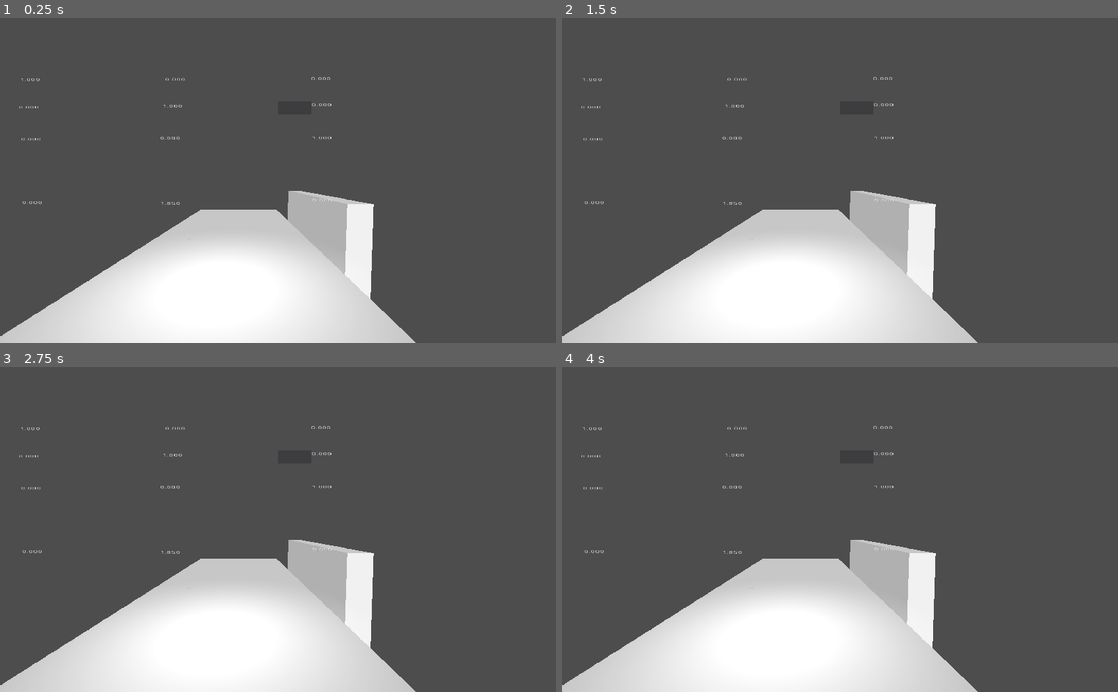
Above: before the commit, frames 1-4 (two rows, left to right).
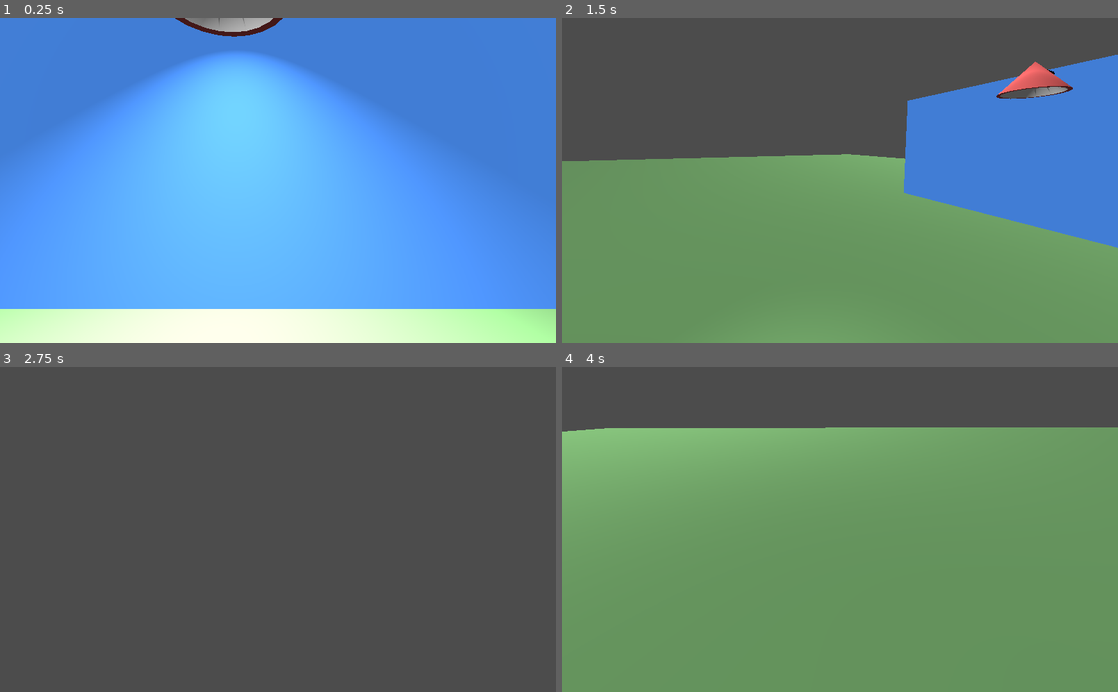
Above: after the commit, the same moments.

Repository: deividasovs/VR_Furniture_Shop
Game: Godot game, scene res://ForTesting-FPWorld.tscn
Two runs of this game, one before a commit and one after it. Both use one fixed random seed, a clock stepped at 60 frames per second and the inputs below. Before the commit the project starts from res://World.tscn.
Inputs (mouse positions are in pixels of both pictures, inside the frame that each line leads up to):
- Up to frame 1 (0.25 s): no input
- Up to frame 2 (1.5 s): tap Enter at 0.5 s; move the mouse to (962, 164) at 0.52 s; hold D (move_right) 0.53-1.28 s; tap Space (move_jump) at 0.6, 0.77, 1.07, 1.35 s; click (962, 164) at 0.67 s; move the mouse to (728, 196) at 1.27 s; hold S (move_backward) from 1.28 s (still down); click (728, 196) at 1.42 s
- Up to frame 3 (2.75 s): tap Space (move_jump) at 1.52, 1.82, 2.1 s; move the mouse to (333, 458) at 2.02 s; release S (move_backward) at 2.03 s; hold D (move_right) from 2.03 s (still down); click (333, 458) at 2.17 s
- Up to frame 4 (4 s): tap Space (move_jump) at 2.75, 2.85, 3.02, 3.32, 3.6, 3.77 s; move the mouse to (812, 594) at 2.77 s; release D (move_right) at 2.78 s; hold W (move_forward) 2.78-3.53 s; click (812, 594) at 2.92 s; move the mouse to (1006, 578) at 3.52 s; hold A (move_left) from 3.53 s (still down); click (1006, 578) at 3.67 s

The runs differ from the first frame. In frame 1, 96% of the frame differs, in the area x 0-100%, y 0-100%; in frame 2, 66%; in frame 3, 22%; in frame 4, 81%.

Commit message:
Organizes folders, adds fpPlayer for testing, adds sound

Diff:
--- /dev/null
+++ b/ForTesting-FPWorld.tscn
@@ -0,0 +1,18 @@
+[gd_scene load_steps=3 format=2]
+
+[ext_resource path="res://Scenes/Player/FPPlayerLocomotion.tscn" type="PackedScene" id=1]
+[ext_resource path="res://Scenes/Models/InteractionPlatform.tscn" type="PackedScene" id=2]
+
+[node name="World" type="Spatial"]
+
+[node name="FPPlayerLocomotion" parent="." instance=ExtResource( 1 )]
+transform = Transform( 1, 0, 0, 0, 1, 0, 0, 0, 1, -1.58702, -0.72162, -8.94314 )
+
+[node name="SpotLight" type="SpotLight" parent="."]
+transform = Transform( 1, 0, 0, 0, 0.228045, 0.973651, 0, -0.973651, 0.228045, 0, 2.3983, -2.16179 )
+
+[node name="DirectionalLight" type="DirectionalLight" parent="."]
+transform = Transform( 0.920068, 0.192995, -0.340923, 0, 0.870235, 0.492636, 0.391759, -0.453259, 0.800676, -4.29388, 2.98146, -0.148669 )
+
+[node name="InteractionPlatform" parent="." instance=ExtResource( 2 )]
+transform = Transform( 1, 0, 0, 0, 1, 0, 0, 0, 1, -2.34532, -0.992019, -9.26184 )
--- /dev/null
+++ b/Scenes/Models/InteractionPlatform.tscn
@@ -0,0 +1,85 @@
+[gd_scene load_steps=8 format=2]
+
+[ext_resource path="res://Scripts/Lamp.gd" type="Script" id=1]
+[ext_resource path="res://Sounds/566176__windwalk_entertainment__flicking-a-switch.wav" type="AudioStream" id=2]
+
+[sub_resource type="SpatialMaterial" id=6]
+albedo_color = Color( 0.498039, 0.729412, 0.458824, 1 )
+
+[sub_resource type="SpatialMaterial" id=2]
+albedo_color = Color( 0.258824, 0.517647, 0.886275, 1 )
+
+[sub_resource type="SpatialMaterial" id=4]
+albedo_color = Color( 0.882353, 0.372549, 0.372549, 1 )
+
+[sub_resource type="SpatialMaterial" id=5]
+albedo_color = Color( 0, 0, 0, 1 )
+
+[sub_resource type="BoxShape" id=7]
+extents = Vector3( 6.84174, 2.85285, 5.12812 )
+
+[node name="InteractionPlatform" type="CSGCombiner"]
+transform = Transform( 1, 0, 0, 0, 1, 0, 0, 0, 1, 0.174194, -7.62939e-06, 0.188435 )
+use_collision = true
+
+[node name="Floor" type="CSGBox" parent="."]
+transform = Transform( 1, 0, 0, 0, 1, 0, 0, 0, 15.055, 0, 0, 31.581 )
+width = 114.684
+height = 0.540819
+depth = 8.1112
+material = SubResource( 6 )
+
+[node name="Wall" type="CSGBox" parent="."]
+transform = Transform( 1, 0, 0, 0, 1, 0, 0, 0, 1, 0, 3.07187, -4.13474 )
+use_collision = true
+width = 14.0
+height = 6.0
+depth = 0.4
+material = SubResource( 2 )
+
+[node name="Lamp" type="CSGCombiner" parent="."]
+transform = Transform( 1, 0, 0, 0, 1, 0, 0, 0, 1, 0, 5.62963, -2.71602 )
+script = ExtResource( 1 )
+
+[node name="LampSound" type="AudioStreamPlayer3D" parent="Lamp"]
+stream = ExtResource( 2 )
+unit_db = 8.496
+
+[node name="LampShade" type="CSGCylinder" parent="Lamp"]
+sides = 24
+cone = true
+material = SubResource( 4 )
+
+[node name="LampShadeCutout" type="CSGCylinder" parent="Lamp"]
+transform = Transform( 1, 0, 0, 0, 1, 0, 0, 0, 1, 0, -0.094573, 0 )
+operation = 2
+radius = 0.95
+height = 0.95
+sides = 24
+cone = true
+
+[node name="Bulb" type="CSGSphere" parent="Lamp"]
+radius = 0.3
+rings = 12
+
+[node name="LampHolder" type="CSGCylinder" parent="Lamp"]
+transform = Transform( 1, 0, 0, 0, -4.37114e-08, -1, 0, 1, -4.37114e-08, 0, 0.262666, -0.744664 )
+radius = 0.1
+height = 1.47247
+material = SubResource( 5 )
+
+[node name="LampLight" type="SpotLight" parent="Lamp"]
+transform = Transform( 1, 0, 0, 0, -4.37114e-08, 1, 0, -1, -4.37114e-08, 0, 0.114903, 0 )
+light_energy = 6.0
+spot_range = 16.3931
+spot_angle = 59.3877
+
+[node name="Area" type="Area" parent="Lamp"]
+
+[node name="CollisionShape" type="CollisionShape" parent="Lamp/Area"]
+transform = Transform( 1, 0, 0, 0, 1, 0, 0, 0, 1, 0, -2.34637, 3.33221 )
+shape = SubResource( 7 )
+
+[connection signal="area_entered" from="Lamp/Area" to="Lamp" method="_on_Area_area_entered"]
+[connection signal="body_entered" from="Lamp/Area" to="Lamp" method="_on_Area_body_entered"]
+[connection signal="body_exited" from="Lamp/Area" to="Lamp" method="_on_Area_body_exited"]
--- /dev/null
+++ b/Scenes/Player/FPPlayerLocomotion.tscn
@@ -0,0 +1,31 @@
+[gd_scene load_steps=5 format=2]
+
+[ext_resource path="res://Scripts/FPPlayerLocomotion.gd" type="Script" id=1]
+
+[sub_resource type="CapsuleMesh" id=1]
+radius = 0.5
+mid_height = 2.0
+
+[sub_resource type="SpatialMaterial" id=2]
+albedo_color = Color( 0.937255, 0.603922, 0.0823529, 1 )
+
+[sub_resource type="CapsuleShape" id=3]
+radius = 0.5
+height = 2.0
+
+[node name="FPPlayerLocomotion" type="KinematicBody"]
+script = ExtResource( 1 )
+
+[node name="MeshInstance" type="MeshInstance" parent="."]
+transform = Transform( 1, 0, 0, 0, -4.37114e-08, -1, 0, 1, -4.37114e-08, 0, 1.5, 0 )
+mesh = SubResource( 1 )
+material/0 = SubResource( 2 )
+
+[node name="CollisionShape" type="CollisionShape" parent="."]
+transform = Transform( 1, 0, 0, 0, -4.37114e-08, -1, 0, 1, -4.37114e-08, 0, 1.5, 0 )
+shape = SubResource( 3 )
+
+[node name="Head" type="Spatial" parent="."]
+transform = Transform( 1, 0, 0, 0, 1, 0, 0, 0, 1, 0, 2.35662, 0 )
+
+[node name="Camera" type="Camera" parent="Head"]
--- /dev/null
+++ b/Scenes/Player/VRPlayer.tscn
@@ -0,0 +1,37 @@
+[gd_scene load_steps=7 format=2]
+
+[ext_resource path="res://Scenes/UI/VRDebugHUD.tscn" type="PackedScene" id=1]
+[ext_resource path="res://Scripts/VRPlayerLocomotion.gd" type="Script" id=2]
+[ext_resource path="res://Scenes/UI/VRReticleHUD.tscn" type="PackedScene" id=3]
+
+[sub_resource type="CapsuleShape" id=1]
+radius = 0.5
+height = 2.0
+
+[sub_resource type="CapsuleMesh" id=2]
+radius = 0.5
+mid_height = 2.0
+
+[sub_resource type="SpatialMaterial" id=3]
+albedo_color = Color( 0.937255, 0.603922, 0.0823529, 1 )
+
+[node name="VRPlayer" type="ARVROrigin"]
+script = ExtResource( 2 )
+
+[node name="KinematicBody" type="KinematicBody" parent="."]
+transform = Transform( 1, 0, 0, 0, -4.37114e-08, -1, 0, 1, -4.37114e-08, 0, 1.5, 0 )
+
+[node name="CollisionShape" type="CollisionShape" parent="KinematicBody"]
+shape = SubResource( 1 )
+
+[node name="ARVRCamera" type="ARVRCamera" parent="."]
+
+[node name="VRDebugHUD" parent="." instance=ExtResource( 1 )]
+
+[node name="Control" parent="." instance=ExtResource( 3 )]
+
+[node name="MeshInstance" type="MeshInstance" parent="."]
+transform = Transform( 1, 0, 0, 0, -4.37114e-08, -1, 0, 1, -4.37114e-08, 0, 1.5, 0 )
+visible = false
+mesh = SubResource( 2 )
+material/0 = SubResource( 3 )
--- /dev/null
+++ b/Scripts/FPPlayerLocomotion.gd
@@ -0,0 +1,68 @@
+extends KinematicBody
+
+export var speed = 10 # how fast the player moves
+export var acceleration = 5 # how quickly the player accelerates
+export var gravity = 0.98 # gravity constant (for earth)
+export var jump_power = 50 # how high the player can jump
+export var mouse_sensitivity = 0.3 # the higher, the more sensitive are mouse movements
+
+var angleX = 0 # current vertical angle of players head
+export var maxAngle = 90 # maximum degree for looking down/up (positive is down, negative is up)
+export var headAngleLocomotionTrigger = 10 # degrees when player start moving (positive is forward, negative is backward)
+
+onready var head = $Head
+onready var camera = $Head/Camera
+
+var velocity = Vector3()
+var camera_x_rotation = 0 # tracks camera movement along x-axis (to avoid overturning)
+
+func _ready():
+	# hide mouse
+	Input.set_mouse_mode(Input.MOUSE_MODE_CAPTURED)
+
+func _process(delta):
+	# show mouse, if user wants to cancel
+	if Input.is_action_just_pressed("ui_cancel"):
+		Input.set_mouse_mode(Input.MOUSE_MODE_VISIBLE)
+
+func _input(event):
+	# hide mouse again, if user clicks
+	if event is InputEventMouseButton:
+		Input.set_mouse_mode(Input.MOUSE_MODE_CAPTURED)
+
+	# mouse movement to position head (direction and tilt)
+	if event is InputEventMouseMotion:
+		head.rotate_y(deg2rad(-event.relative.x * mouse_sensitivity))
+		# only move camera up or down if it is within the 90 degree boundary (so to not overturn)
+		var x_delta = event.relative.y * mouse_sensitivity
+		# absolute X angle
+		angleX =  camera_x_rotation + x_delta
+		#print ("Angle X: ", angleX)
+		if camera_x_rotation + x_delta > -maxAngle and camera_x_rotation + x_delta < maxAngle:
+			camera.rotate_x(deg2rad(-x_delta))
+			camera_x_rotation += x_delta
+
+func _physics_process(delta):
+	var head_basis = head.get_global_transform().basis
+	var direction = Vector3()
+	# keyboard movements (locomotion from keys)
+	if Input.is_action_pressed("move_forward"):
+		direction -= head_basis.z
+	elif Input.is_action_pressed("move_backward"):
+		direction += head_basis.z
+	if Input.is_action_pressed("move_left"):
+		direction -= head_basis.x
+	elif Input.is_action_pressed("move_right"):
+		direction += head_basis.x
+	if Input.is_action_just_pressed("move_jump") and is_on_floor():
+		velocity.y += jump_power
+	# head movements (locomotion from head position/angle)
+	if (angleX > headAngleLocomotionTrigger):
+		direction -= head_basis.z # move foreward
+	# normalise movement
+	direction = direction.normalized()
+	velocity = velocity.linear_interpolate(direction * speed, acceleration * delta)
+	# gravity
+	velocity.y -= gravity
+	# moving, after all...
+	velocity = move_and_slide(velocity, Vector3.UP)
--- /dev/null
+++ b/Scripts/Lamp.gd
@@ -0,0 +1,28 @@
+extends CSGCombiner
+
+# references the light that is used for the lamp
+# IMPORTANT: If you rename your light, you will need to change this line.
+onready var lamp_light = $LampLight
+onready var lamp_sound = $LampSound
+
+# Turned off by default
+func _ready():
+	lamp_light.visible = false
+
+# Turns the light on
+func turn_on():
+	lamp_sound.play()
+	lamp_light.visible = true
+
+# Turns the light off
+func turn_off():
+	lamp_sound.play()
+	lamp_light.visible = false
+
+func _on_Area_body_entered(body):
+	if(body.name == "FPPlayerLocomotion"):
+		turn_on()
+
+func _on_Area_body_exited(body):
+	if(body.name == "FPPlayerLocomotion"):
+		turn_off()
--- a/Scripts/VRPlayerLocomotion.gd
+++ b/Scripts/VRPlayerLocomotion.gd
@@ -31,7 +31,7 @@
 	var z_value = ARVRServer.get_hmd_transform().basis.z.y
 
 	# determines the currently facing direction -- needed later for moving in that direction
-	var direction = Vector3(
+	var direction = -Vector3(
 		ARVRServer.get_hmd_transform().basis.z.x,
 		0,
 		ARVRServer.get_hmd_transform().basis.z.z)
--- a/VRPlayer.tscn
+++ /dev/null
@@ -1,14 +0,0 @@
-[gd_scene load_steps=4 format=2]
-
-[ext_resource path="res://Scripts/VRPlayerLocomotion.gd" type="Script" id=1]
-[ext_resource path="res://VRDebugHUD.tscn" type="PackedScene" id=2]
-[ext_resource path="res://VRReticleHUD.tscn" type="PackedScene" id=3]
-
-[node name="VRPlayer" type="ARVROrigin"]
-script = ExtResource( 1 )
-
-[node name="ARVRCamera" type="ARVRCamera" parent="."]
-
-[node name="VRDebugHUD" parent="." instance=ExtResource( 2 )]
-
-[node name="Control" parent="." instance=ExtResource( 3 )]
--- a/World.tscn
+++ /dev/null
@@ -1,26 +0,0 @@
-[gd_scene load_steps=2 format=2]
-
-[ext_resource path="res://VRPlayer.tscn" type="PackedScene" id=1]
-
-[node name="World" type="Spatial"]
-
-[node name="VRPlayer" parent="." instance=ExtResource( 1 )]
-transform = Transform( 1, 0, 0, 0, 1, 0, 0, 0, 1, 0.312963, 1.02821, -0.0195258 )
-
-[node name="CSGBox" type="CSGBox" parent="."]
-transform = Transform( 1, 0, 0, 0, 1, 0, 0, 0, 1, 0, 0.102673, -4.29737 )
-width = 3.37763
-height = 0.400474
-depth = 9.92379
-
-[node name="CSGBox" type="CSGBox" parent="CSGBox"]
-transform = Transform( 0.0170161, -0.999855, 0, 0.999855, 0.0170161, 0, 0, 0, 1, 2.07197, 0.366391, -1.07463 )
-width = 3.37763
-height = 0.400474
-depth = 4.41205
-
-[node name="SpotLight" type="SpotLight" parent="."]
-transform = Transform( 1, 0, 0, 0, 0.228045, 0.973651, 0, -0.973651, 0.228045, 0, 2.3983, -2.16179 )
-
-[node name="DirectionalLight" type="DirectionalLight" parent="."]
-transform = Transform( 0.920068, 0.192995, -0.340923, 0, 0.870235, 0.492636, 0.391759, -0.453259, 0.800676, -4.29388, 2.98146, -0.148669 )
--- a/project.godot
+++ b/project.godot
@@ -11,7 +11,7 @@
 [application]
 
 config/name="VR_Furniture_Shop"
-run/main_scene="res://World.tscn"
+run/main_scene="res://ForTesting-FPWorld.tscn"
 config/icon="res://icon.png"
 
 [gdnative]
Renamed: VRDebugHUD.tscn -> Scenes/UI/VRDebugHUD.tscn
Renamed: VRReticleHUD.tscn -> Scenes/UI/VRReticleHUD.tscn
Not shown, added: Sounds/566176__windwalk_entertainment__flicking-a-switch.wav.import
Not shown, changed: .DS_Store
Not shown, added: Sounds/566176__windwalk_entertainment__flicking-a-switch.wav
